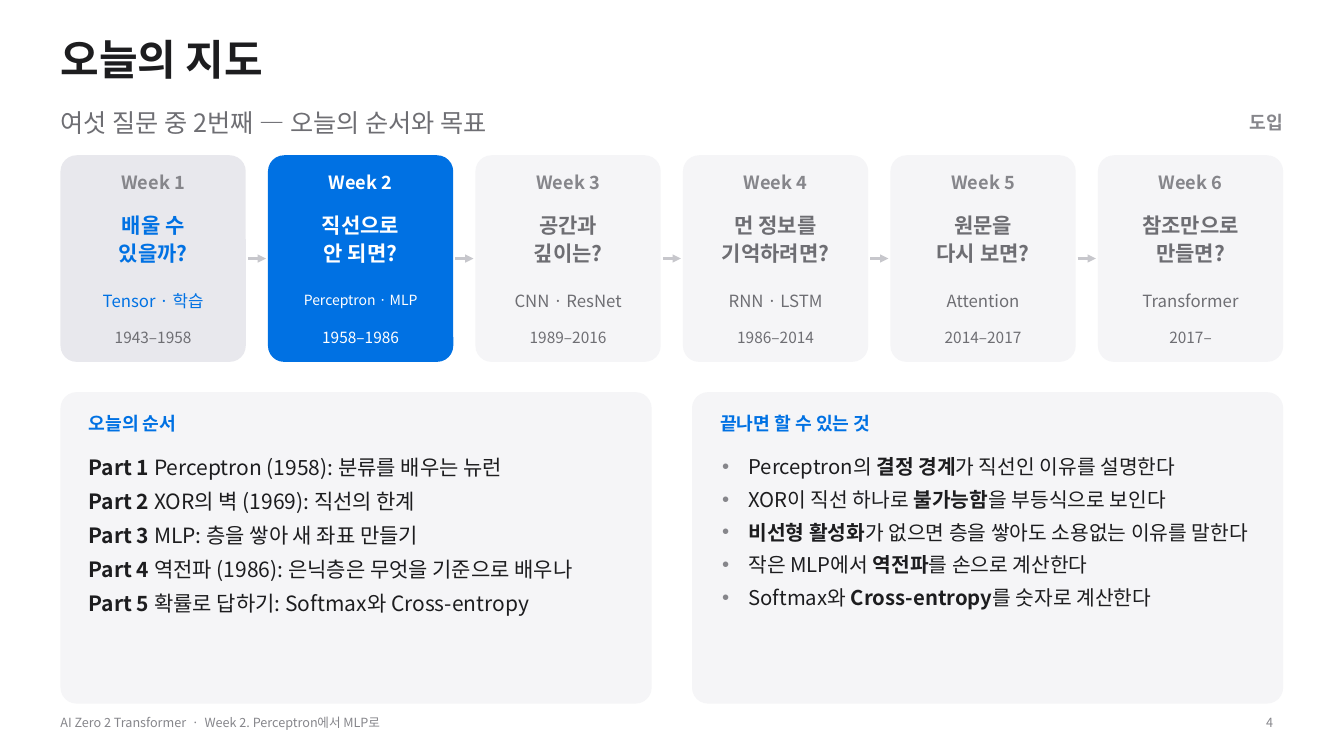
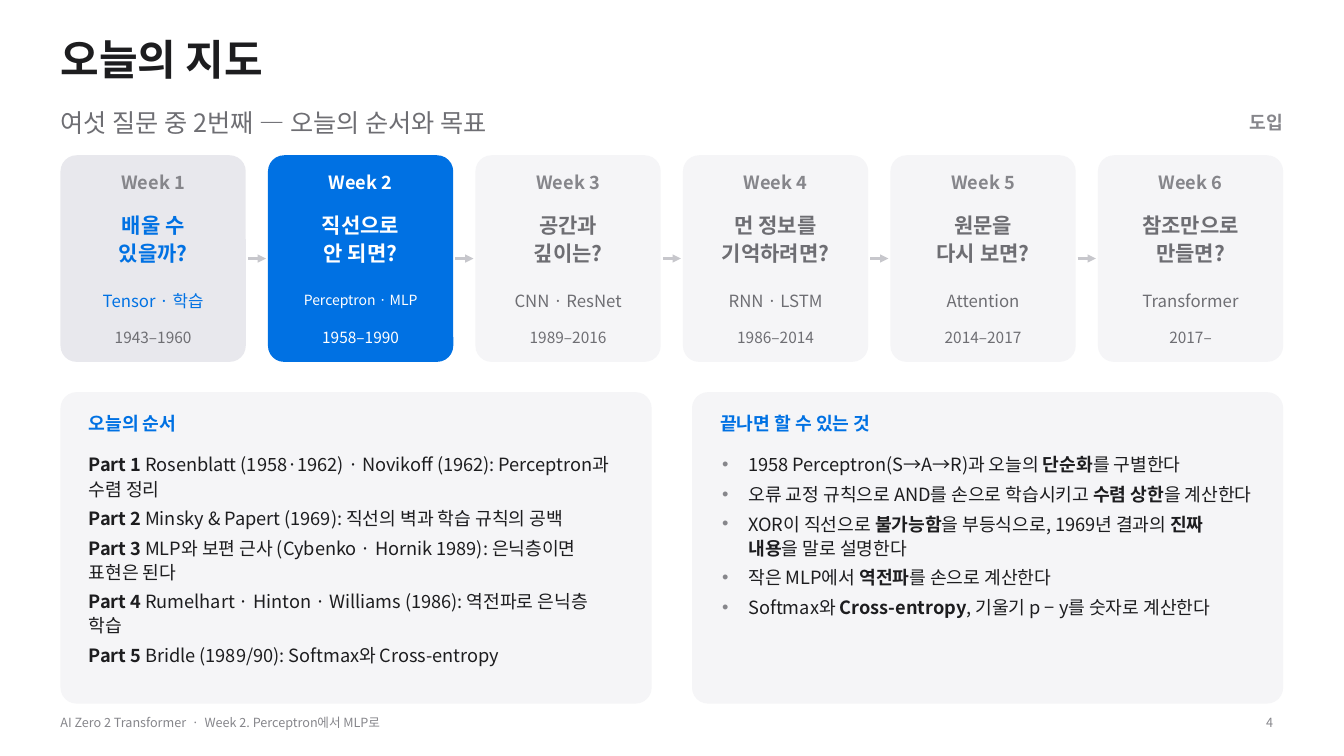
Before and after one commit to myunhh/AI-Zero-2-Transformers, a slide deck: slide 4 of lectures/week02_perceptron_to_mlp.pptx. Drawn at 1344x756 pixels with LibreOffice and Linux fonts; fonts in the diff are those of the drawing. Boxes give left, top, right and bottom in pixels: in the first picture for what was removed or moved away, otherwise in the second. Text is boxed around its words. In the diff, an @@ line names an element or a change of style, - is before the commit and + after.

```diff
--- a/lectures/week02_perceptron_to_mlp.pptx
+++ b/lectures/week02_perceptron_to_mlp.pptx
@@ text at [115, 331, 192, 343]: text changed @@
-1943–1958
+1943–1960
@@ text at [322, 331, 399, 343]: text changed @@
-1958–1986
+1958–1990
@@ text at [89, 456, 609, 667]: text changed; size 15 to 13 pt @@
-Part 1 Perceptron (1958): 분류를 배우는 뉴런
-Part 2 XOR의 벽 (1969): 직선의 한계
-Part 3 MLP: 층을 쌓아 새 좌표 만들기
-Part 4 역전파 (1986): 은닉층은 무엇을 기준으로 배우나
-Part 5 확률로 답하기: Softmax와 Cross-entropy
+Part 1 Rosenblatt (1958·1962) · Novikoff (1962): Perceptron과 수렴 정리
+Part 2 Minsky & Papert (1969): 직선의 벽과 학습 규칙의 공백
+Part 3 MLP와 보편 근사 (Cybenko · Hornik 1989): 은닉층이면 표현은 된다
+Part 4 Rumelhart · Hinton · Williams (1986): 역전파로 은닉층 학습
+Part 5 Bridle (1989/90): Softmax와 Cross-entropy
@@ text at [748, 455, 1252, 557]: text changed; size 14.5 to 13 pt @@
-• Perceptron의 결정 경계가 직선인 이유를 설명한다
-• XOR이 직선 하나로 불가능함을 부등식으로 보인다
-• 비선형 활성화가 없으면 층을 쌓아도 소용없는 이유를 말한다
+• 1958 Perceptron(S→A→R)과 오늘의 단순화를 구별한다
+• 오류 교정 규칙으로 AND를 손으로 학습시키고 수렴 상한을 계산한다
+• XOR이 직선으로 불가능함을 부등식으로, 1969년 결과의 진짜 내용을 말로 설명한다
@@ text at [748, 568, 1051, 586]: size 14.5 to 13 pt in "작은 MLP에서 역전파를 손으로 계산한다" @@
@@ text at [748, 599, 1210, 619]: text changed; size 14.5 to 13 pt @@
-• Softmax와 Cross-entropy를 숫자로 계산한다
+• Softmax와 Cross-entropy, 기울기 p − y를 숫자로 계산한다
```
Also in this commit, not shown: 33 other slides changed, 22 slides added, 10 slides removed, 11 other files.
